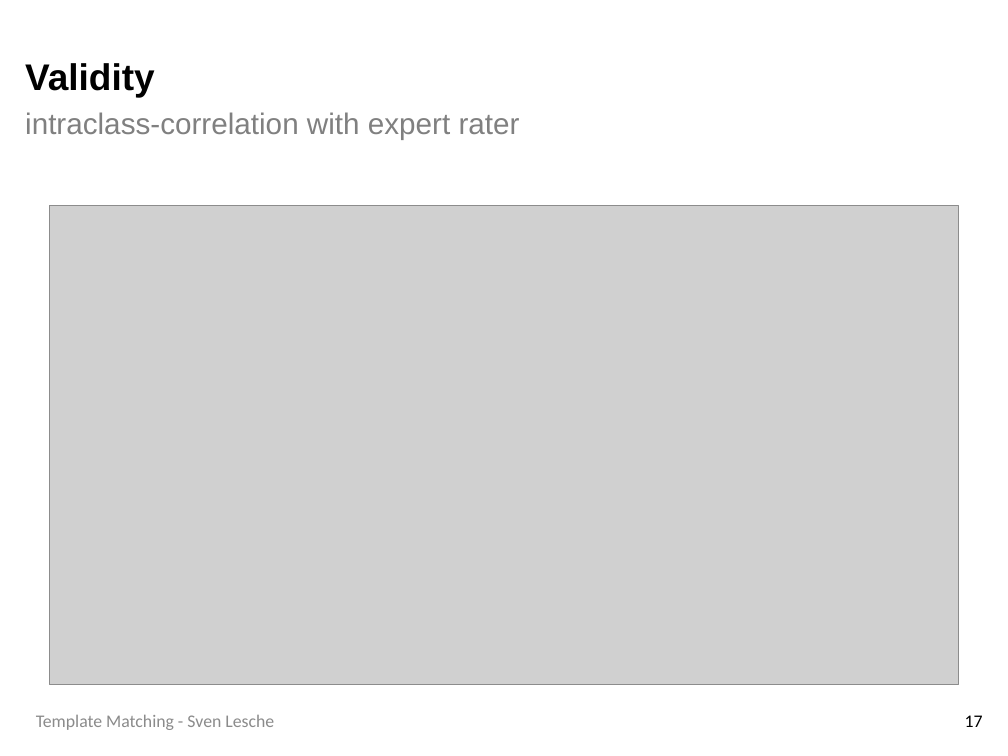
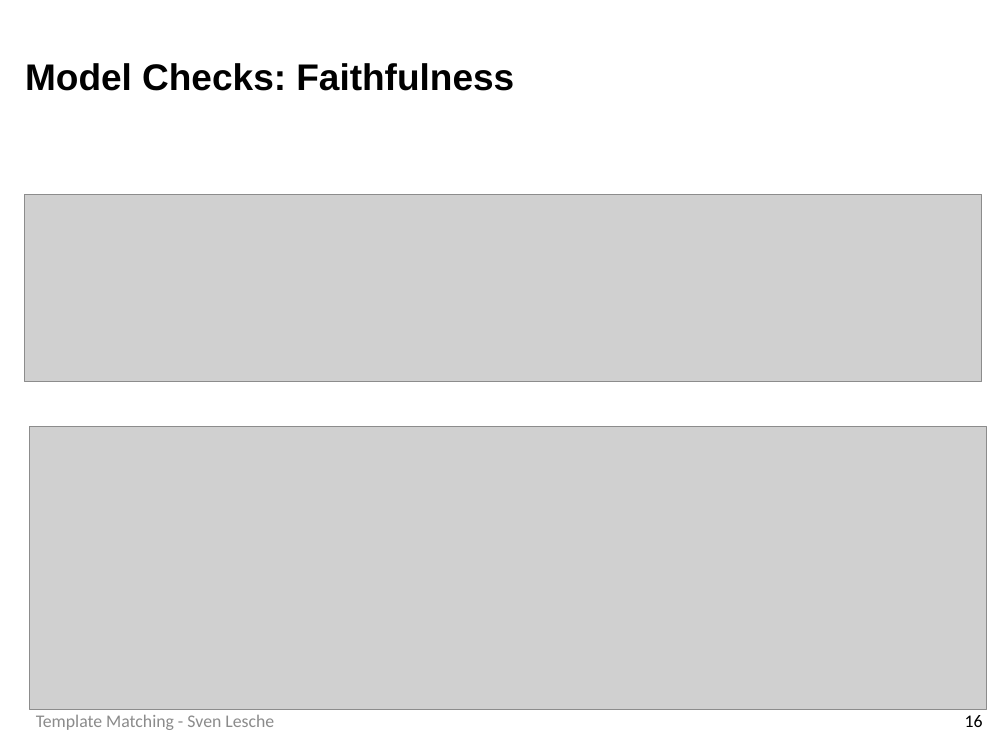
Before and after one commit to SLesche/levy-intelligence, a slide deck: slide 16 of presentations/levy_presentation.pptx (slide 17 before the commit). Drawn at 1008x756 pixels with LibreOffice and Linux fonts; fonts in the diff are those of the drawing; grey boxes stand for pictures; background and template pictures are left out. Boxes give left, top, right and bottom in pixels: in the first picture for what was removed or moved away, otherwise in the second. Text is boxed around its words. In the diff, an @@ line names an element or a change of style, - is before the commit and + after.

```diff
--- a/presentations/levy_presentation.pptx
+++ b/presentations/levy_presentation.pptx
@@ title at box(25, 63, 514, 91): text changed; size 20 to 25 pt; text colour #808080 to #000000; bold on @@
-Validity
-intraclass-correlation with expert rater
+Model Checks: Faithfulness
@@ picture added at box(25, 194, 982, 382) @@
@@ picture removed at box(49, 206, 958, 685) @@
@@ picture added at box(30, 427, 988, 710) @@
@@ page number at box(965, 715, 983, 727): text changed @@
-17
+16
```
Also in this commit, not shown: 13 other slides changed, 3 slides added, 26 slides removed.
